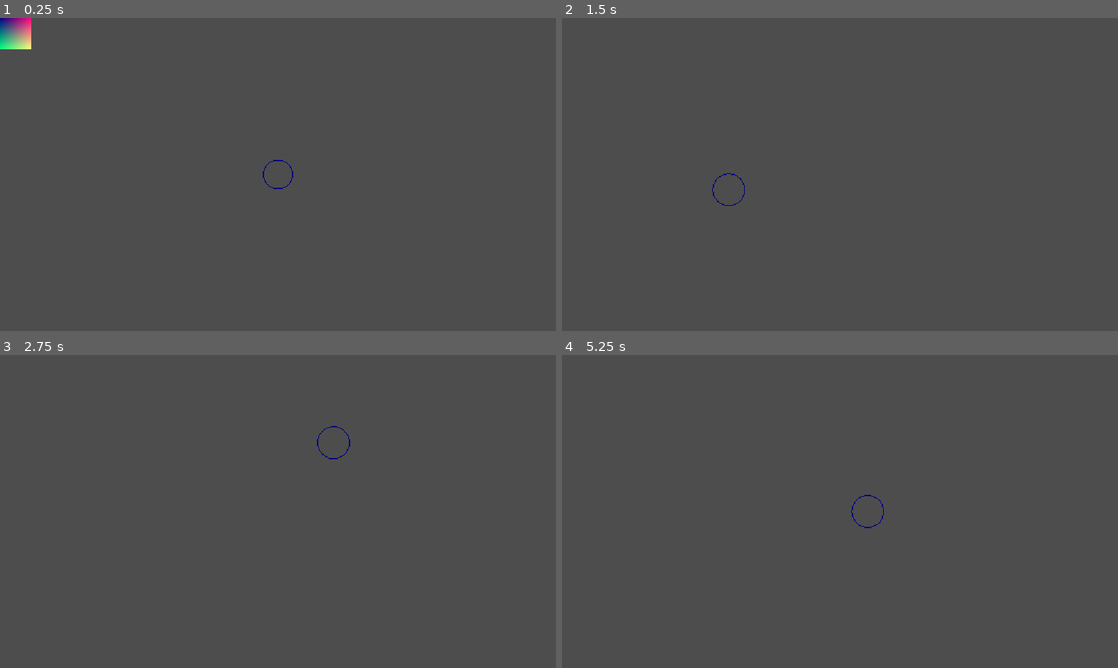
Above: before the commit, frames 1-4 (two rows, left to right).
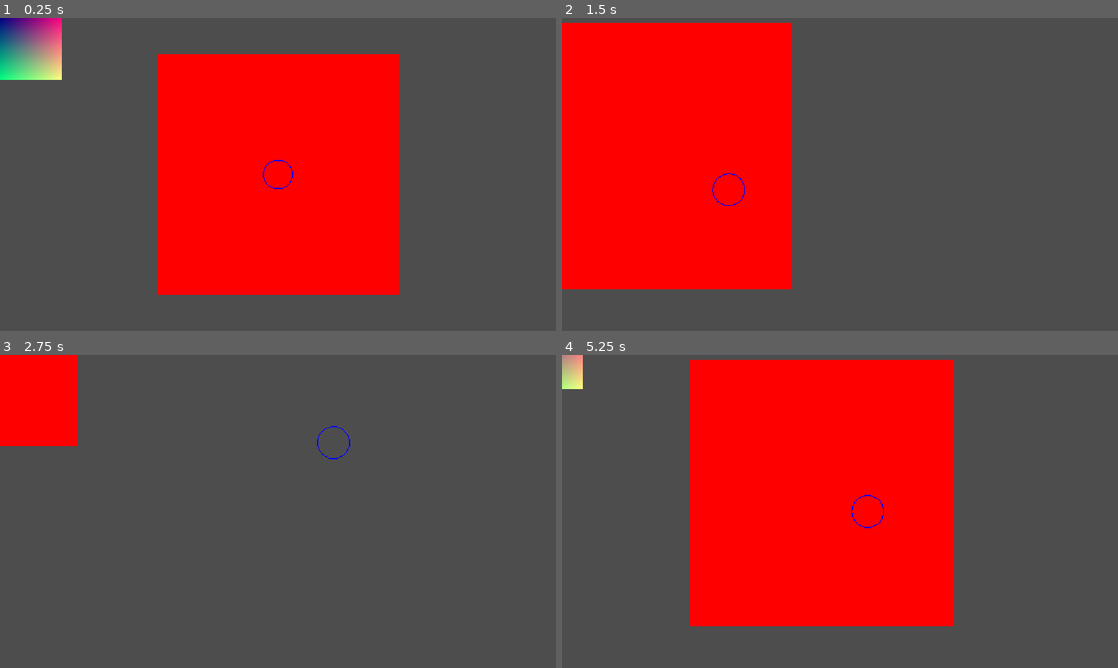
Above: after the commit, the same moments.

Repository: ficova174/AntSimulation
Game: Godot game, scene res://scenes/pheromones.tscn
Same seed, same stepped clock (60 frames per second), same inputs: the game is played once before the commit and once after it. The engine's default icon, where the game draws it, is replaced by a stand-in: a white triangle on a blue panel in a dark square.
Inputs (mouse positions are in pixels of both pictures, inside the frame that each line leads up to):
- Up to frame 1 (0.25 s): no input
- Up to frame 2 (1.5 s): tap Enter at 0.5 s; move the mouse to (962, 158) at 0.52 s; hold D (right) 0.53-1.28 s; hold Mouse wheel down (brush_size_down) 0.53-1.28 s; tap Mouse wheel up (brush_size_up) at 0.8, 1.35 s; move the mouse to (728, 190) at 1.27 s; hold S (down) from 1.28 s (still down)
- Up to frame 3 (2.75 s): right-click (166, 527) at 1.55 s; move the mouse to (333, 442) at 2.02 s; release S (down) at 2.03 s; hold D (right) from 2.03 s (still down); hold Right mouse button (decrease, bound only after the commit) from 2.03 s (still down); click (333, 442) at 2.3 s
- Up to frame 4 (5.25 s): move the mouse to (812, 574) at 2.77 s; release D (right) at 2.78 s; release Right mouse button (decrease, bound only after the commit) at 2.78 s; hold W (up) 2.78-3.53 s; click (812, 574) at 2.85 s; tap Mouse wheel down (brush_size_down) at 3.05 s; move the mouse to (1006, 558) at 3.52 s; hold Mouse wheel down (brush_size_down) 3.53-4.28 s; hold A (left) 3.53-5.03 s; tap Mouse wheel up (brush_size_up) at 3.8, 4.35 s; move the mouse to (673, 464) at 4.27 s; right-click (673, 464) at 4.55 s; move the mouse to (867, 511) at 5.02 s; hold S (down) from 5.03 s (still down); hold Right mouse button (decrease, bound only after the commit) from 5.03 s (still down)

The runs differ from the first frame. In frame 1, 36% of the frame differs, in the area x 0-72%, y 0-89%; in frame 2, 35%; in frame 3, 4.1%; in frame 4, 41%, in the area x 0-71%, y 0-87%.

Commit message:
aucune solution ne me plait, je vais donc utiliser un compute shader car cela me semble être le plus simple

Diff:
--- a/project.godot
+++ b/project.godot
@@ -76,6 +76,16 @@
 "events": [Object(InputEventMouseButton,"resource_local_to_scene":false,"resource_name":"","device":-1,"window_id":0,"a …(258 unchanged characters)…
 ]
 }
+increase={
+"deadzone": 0.2,
+"events": [Object(InputEventMouseButton,"resource_local_to_scene":false,"resource_name":"","device":-1,"window_id":0,"alt_pressed":false,"shift_pressed":false,"ctrl_pressed":true,"meta_pressed":false,"button_mask":1,"position":Vector2(281, 12),"global_position":Vector2(293, 72),"factor":1.0,"button_index":1,"canceled":false,"pressed":true,"double_click":false,"script":null)
+]
+}
+decrease={
+"deadzone": 0.2,
+"events": [Object(InputEventMouseButton,"resource_local_to_scene":false,"resource_name":"","device":-1,"window_id":0,"alt_pressed":false,"shift_pressed":false,"ctrl_pressed":true,"meta_pressed":false,"button_mask":2,"position":Vector2(162, 27),"global_position":Vector2(174, 87),"factor":1.0,"button_index":2,"canceled":false,"pressed":true,"double_click":false,"script":null)
+]
+}
 
 [physics]
 
--- a/scenes/pheromones.tscn
+++ b/scenes/pheromones.tscn
@@ -3,7 +3,9 @@
 [ext_resource type="Script" uid="uid://cdyqdbdjcc13l" path="res://scripts/camera_2d.gd" id="1_hggt5"]
 [ext_resource type="Texture2D" uid="uid://crdmfq3j8gs8m" path="res://assets/1 Tiles/FieldsTileset.png" id="1_t32qd"]
 [ext_resource type="Shader" uid="uid://bw8uedmplujq1" path="res://shaders/pheromones.gdshader" id="3_hggt5"]
-[ext_resource type="Script" uid="uid://tffu581xxbob" path="res://scripts/pheromones_map.gd" id="5_t32qd"]
+[ext_resource type="Shader" uid="uid://ciggvq664lf21" path="res://shaders/drawing.gdshader" id="3_t32qd"]
+[ext_resource type="Script" uid="uid://tffu581xxbob" path="res://scripts/drawing_canvas.gd" id="5_t32qd"]
+[ext_resource type="Texture2D" uid="uid://b0rffgc66v8ex" path="res://assets/icon.svg" id="6_oddai"]
 
 [sub_resource type="TileSetAtlasSource" id="TileSetAtlasSource_oddai"]
 texture = ExtResource("1_t32qd")
@@ -267,10 +269,13 @@
 [sub_resource type="TileSet" id="TileSet_yidbq"]
 sources/0 = SubResource("TileSetAtlasSource_oddai")
 
+[sub_resource type="ShaderMaterial" id="ShaderMaterial_oddai"]
+shader = ExtResource("3_t32qd")
+
+[sub_resource type="DrawableTexture2D" id="DrawableTexture2D_301ru"]
+
 [sub_resource type="ShaderMaterial" id="ShaderMaterial_hggt5"]
 shader = ExtResource("3_hggt5")
-
-[sub_resource type="DrawableTexture2D" id="DrawableTexture2D_oddai"]
 
 [node name="World" type="Node2D" unique_id=653217629]
 
@@ -283,8 +288,13 @@
 position_smoothing_enabled = true
 script = ExtResource("1_hggt5")
 
+[node name="DrawingCanvas" type="Sprite2D" parent="." unique_id=708764766]
+material = SubResource("ShaderMaterial_oddai")
+position = Vector2(576, 324)
+texture = SubResource("DrawableTexture2D_301ru")
+script = ExtResource("5_t32qd")
+
 [node name="PheromonesMap" type="Sprite2D" parent="." unique_id=117499800]
 material = SubResource("ShaderMaterial_hggt5")
-texture = SubResource("DrawableTexture2D_oddai")
+texture = ExtResource("6_oddai")
 centered = false
-script = ExtResource("5_t32qd")
--- a/scripts/camera_2d.gd
+++ b/scripts/camera_2d.gd
@@ -8,7 +8,6 @@
 
 func _input(event: InputEvent) -> void:
 	if not event.is_action_pressed("brush_size_up") and not event.is_action_pressed("brush_size_down"):
-		print(zoom)
 		if event.is_action_pressed("zoom_in"):
 			zoom += Vector2.ONE * zoom_speed
 		elif event.is_action_pressed("zoom_out") and zoom > MIN_ZOOM:
--- a/scripts/pheromones_map.gd
+++ b/scripts/drawing_canvas.gd
@@ -7,6 +7,9 @@
 var filled: bool = false
 
 
+func _ready():
+	texture.setup(500, 500, DrawableTexture2D.DRAWABLE_FORMAT_RGBA8, Color.RED, false)
+
 func _input(event):
 	if event.is_action_pressed("brush_size_up"):
 		radius += radius_delta
@@ -14,7 +17,11 @@
 		radius -= radius_delta
 
 func _process(_delta: float) -> void:
+	if Input.is_action_pressed("increase"):
+		texture.blit()
+	elif Input.is_action_pressed("decrease"):
+		texture.blit()
 	queue_redraw()
 
 func _draw() -> void:
-	draw_circle(get_global_mouse_position(), radius, circle_color, filled)
+	draw_circle(get_local_mouse_position(), radius, circle_color, filled)
--- /dev/null
+++ b/shaders/drawing.gdshader
@@ -0,0 +1,14 @@
+shader_type texture_blit;
+render_mode blend_add;
+
+uniform sampler2D source_texture0 : hint_blit_source0;
+uniform sampler2D source_texture1 : hint_blit_source1;
+uniform sampler2D source_texture2 : hint_blit_source2;
+uniform sampler2D source_texture3 : hint_blit_source3;
+
+void blit() {
+    COLOR0 = texture(source_texture0, UV) * MODULATE;
+    COLOR1 = texture(source_texture1, UV) * MODULATE;
+    COLOR2 = texture(source_texture2, UV) * MODULATE;
+    COLOR3 = texture(source_texture3, UV) * MODULATE;
+}
Renamed: scripts/pheromones_map.gd.uid -> scripts/drawing_canvas.gd.uid
Not shown, added: shaders/drawing.gdshader.uid
